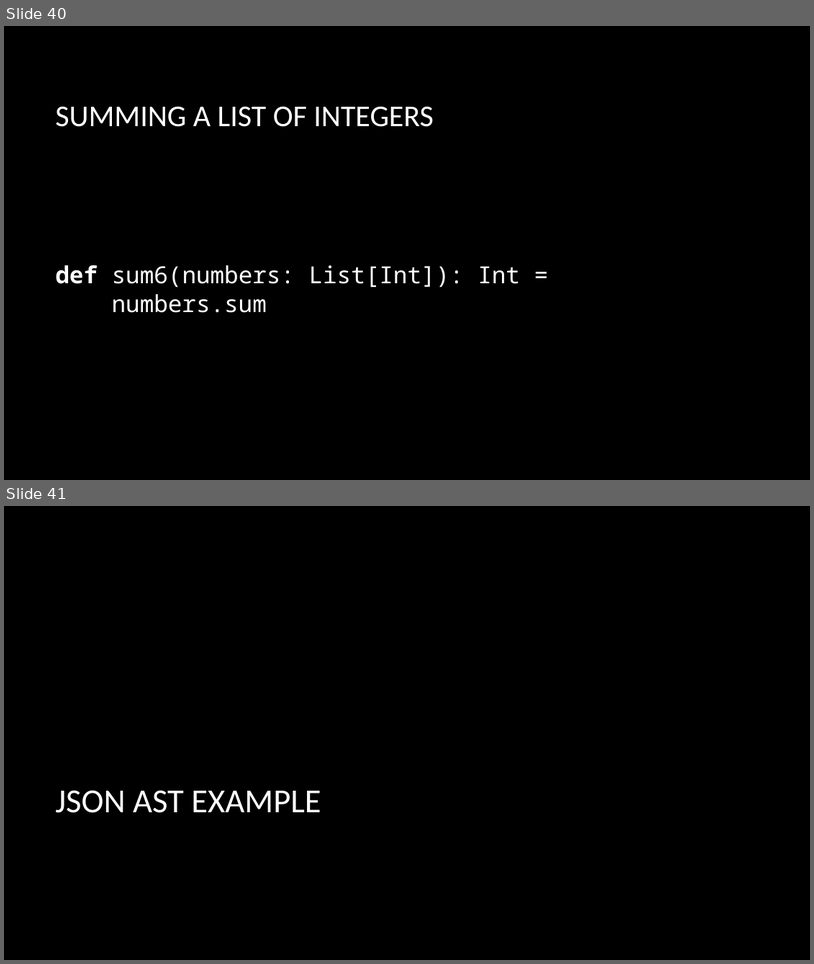
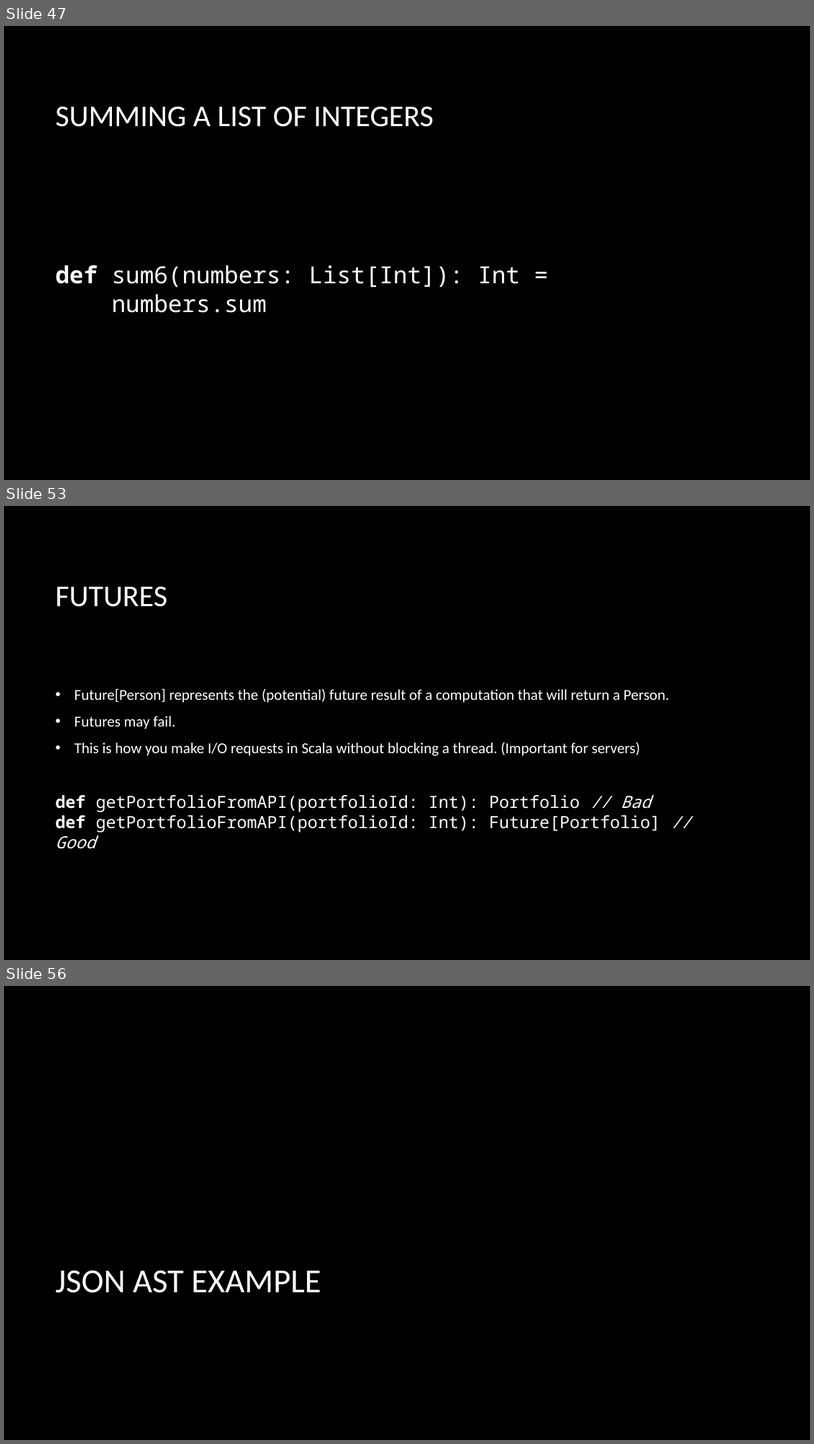
Before and after one commit to briangordon/scala-demo, a slide deck: scala-demo.pptx. Shown one above the other, each under a label of ours: slides 40 and 41 before the commit, slides 47, 53 and 56 after it; the slides between them are not shown. The pictures are 814x964 and 814x1444 pixels, drawn with LibreOffice and Linux fonts; fonts in the diff are those of the drawing; background and template pictures are left out. Boxes give left, top, right and bottom in pixels: in the first picture for what was removed or moved away, otherwise in the second. Text is boxed around its words. In the diff, an @@ line names an element or a change of style, - is before the commit and + after.

```diff
--- a/scala-demo.pptx
+++ b/scala-demo.pptx
@@ slide 53 added at (x1=4, y1=506, x2=810, y2=960), background picture (left out) @@
@@ title added at (x1=55, y1=586, x2=167, y2=607), 36 pt, text #FFFFFF @@
+FUTURES
@@ text added at (x1=55, y1=688, x2=669, y2=849), 18 pt, text #FFFFFF @@
+• Future[Person] represents the (potential) future result of a computation that will return a Person.
+• Futures may fail.
+• This is how you make I/O requests in Scala without blocking a thread. (Important for servers)
+def getPortfolioFromAPI(portfolioId: Int): Portfolio // Bad
+def getPortfolioFromAPI(portfolioId: Int): Future[Portfolio] // Good
@@ what was slide 40 is now slide 47 @@
@@ what was slide 41 is now slide 56 @@
```
Also in this commit, not shown: 6 slides changed, 14 other slides added, 6 other files.
